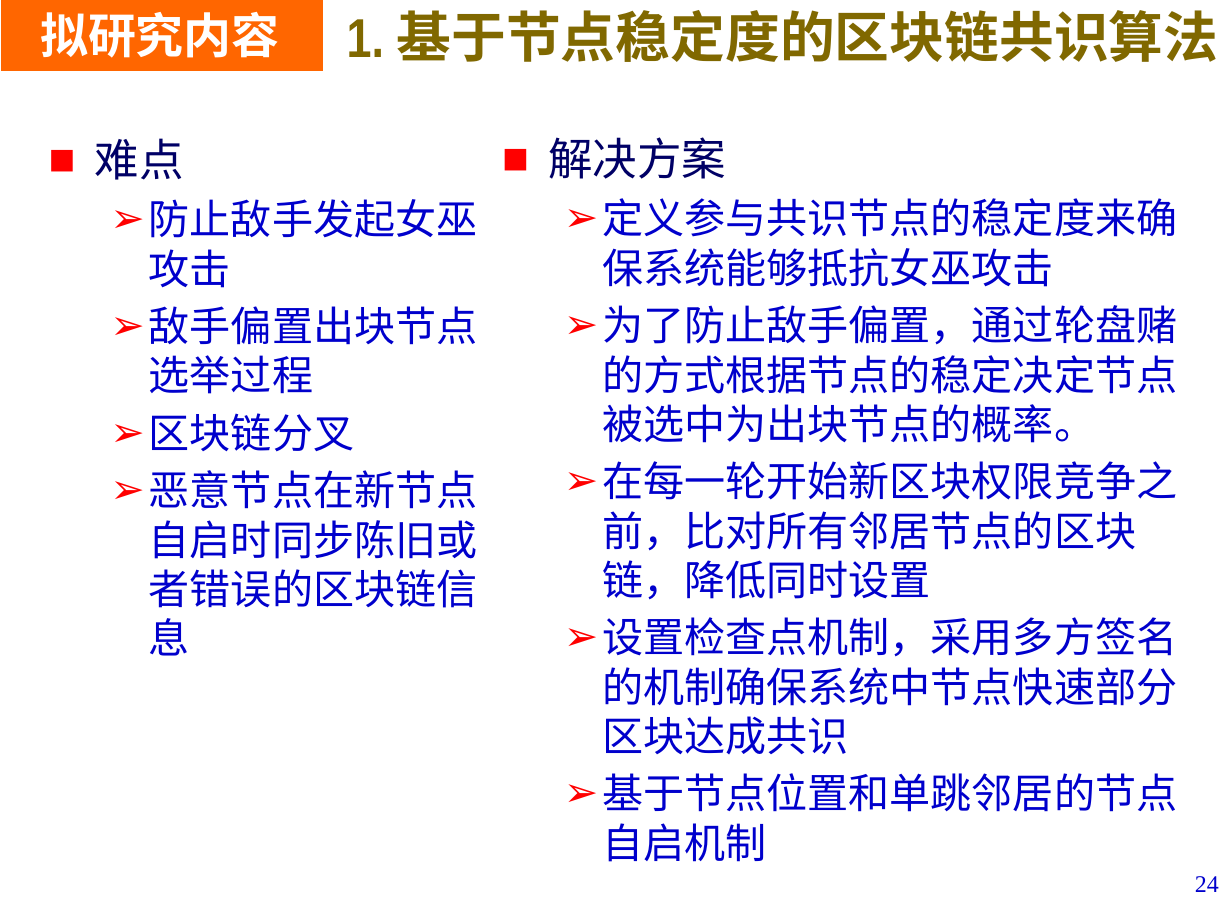
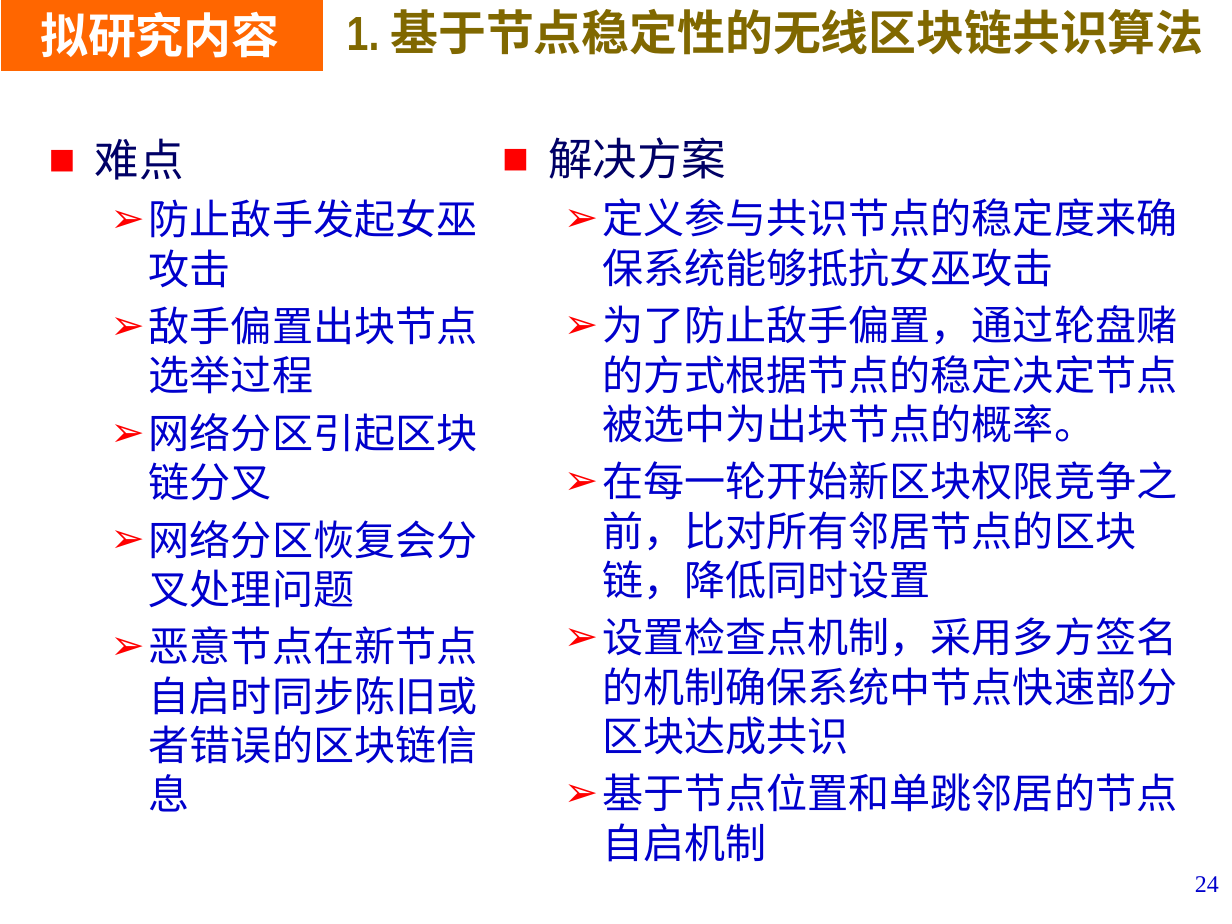
Before and after one commit to LiZhang2021/Blockchain, a slide deck: slide 24 of Doc/PHD_Papers/Thesis Proposal/开题V2.pptx. Drawn at 1232x924 pixels with LibreOffice and Linux fonts; fonts in the diff are those of the drawing; background and template pictures are left out. Boxes give left, top, right and bottom in pixels: in the first picture for what was removed or moved away, otherwise in the second. Text is boxed around its words. In the diff, an @@ line names an element or a change of style, - is before the commit and + after.

```diff
--- a/Doc/PHD_Papers/Thesis Proposal/开题V2.pptx
+++ b/Doc/PHD_Papers/Thesis Proposal/开题V2.pptx
@@ text at <box>347,9,1203,55</box>: text changed; size 32 to 28 pt @@
-1. 基于节点稳定度的区块链共识算法
+1. 基于节点稳定性的无线区块链共识算法
@@ text at <box>149,413,478,608</box>: text changed @@
-  ➢ 区块链分叉
+  ➢ 网络分区引起区块链分叉
+  ➢ 网络分区恢复会分叉处理问题
```
Also in this commit, not shown: 8 other slides changed, 3 other files.
